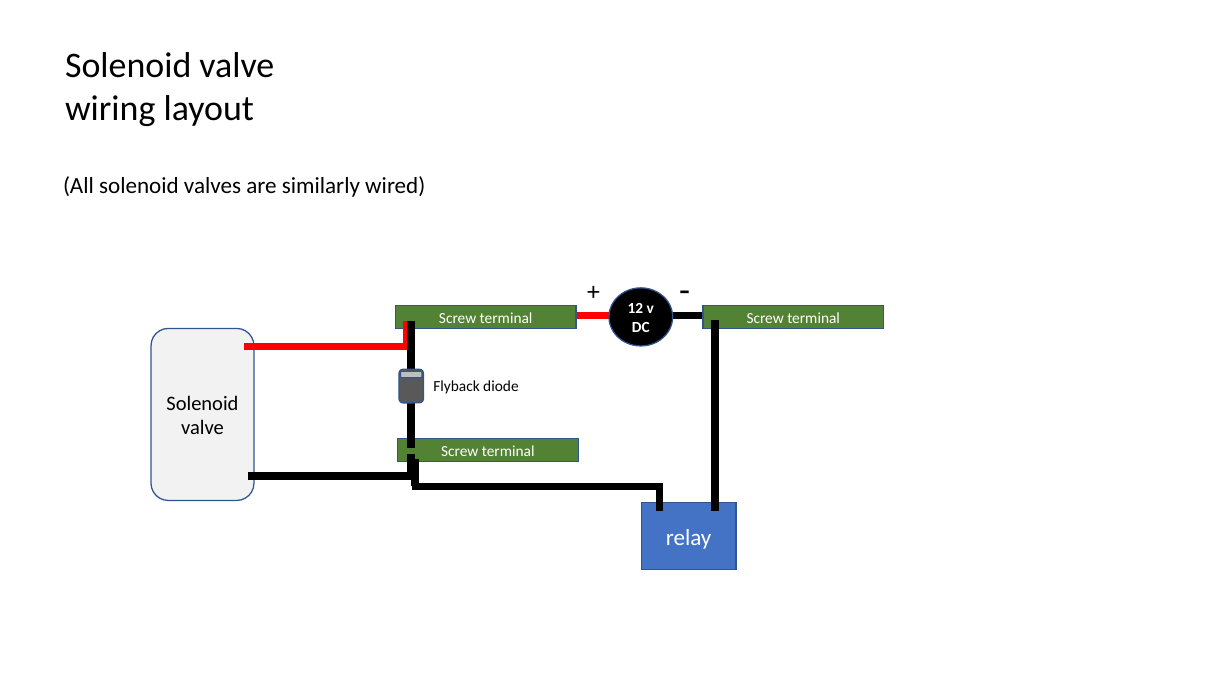
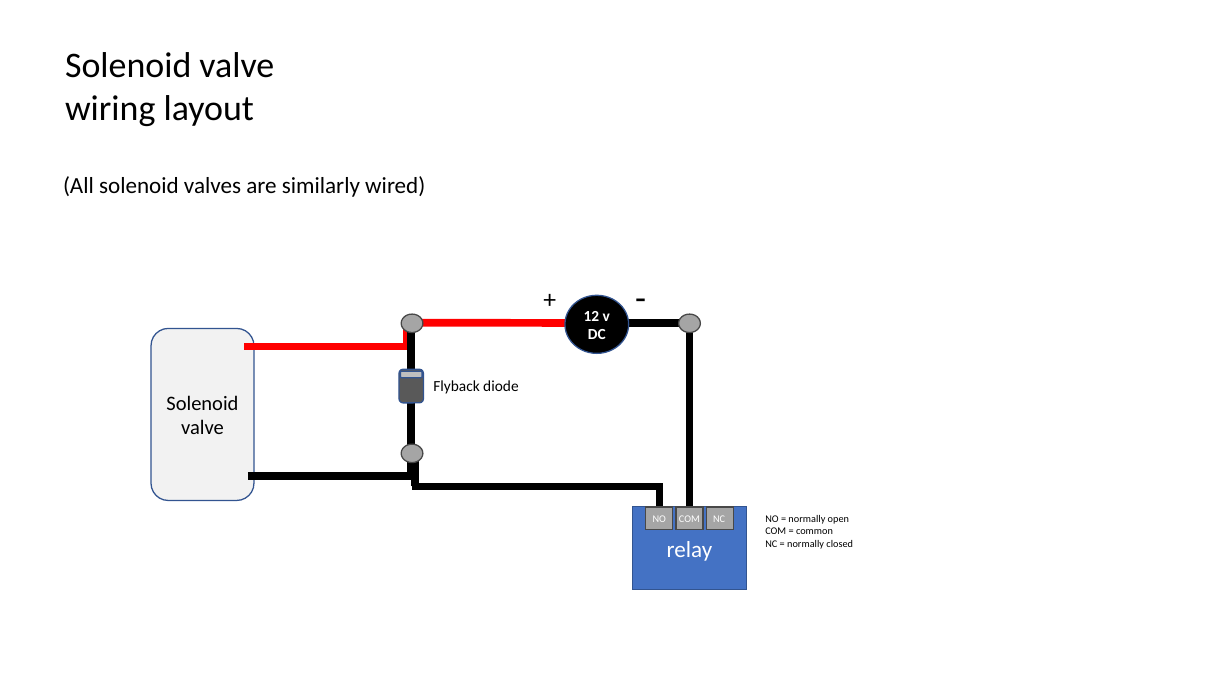
Before and after one commit to misaacson01/Operant_Temp_Assay_V2, a slide deck: slide 2 of docs/Thermo Assay V2 Diagrams.pptx. Drawn at 1232x693 pixels with LibreOffice and Linux fonts; fonts in the diff are those of the drawing. Boxes give left, top, right and bottom in pixels: in the first picture for what was removed or moved away, otherwise in the second. Text is boxed around its words. In the diff, an @@ line names an element or a change of style, - is before the commit and + after.

Commit message:
Added relay details in valve wiring diagram

```diff
--- a/docs/Thermo Assay V2 Diagrams.pptx
+++ b/docs/Thermo Assay V2 Diagrams.pptx
@@ text "+": place and size @@
-text "+" at box(579, 271, 612, 311)
+text "+" at box(534, 278, 567, 319)
@@ ellipse "12 v DC": place and size @@
-ellipse "12 v DC" at box(609, 288, 673, 347)
+ellipse "12 v DC" at box(565, 296, 628, 354)
@@ text "-": place and size @@
-text "-" at box(670, 262, 703, 314)
+text "-" at box(627, 270, 660, 323)
@@ rectangle removed at box(396, 306, 576, 329) @@
-Screw terminal
@@ ellipse added at box(401, 314, 422, 333), fill #A5A5A5, outline #484848 1 pt @@
@@ line moved from (564, 316) - (628, 316) to (420, 323) - (568, 323) @@
@@ line moved from (660, 316) - (738, 316) to (616, 323) - (694, 323) @@
@@ ellipse added at box(678, 314, 700, 333), fill #A5A5A5, outline #484848 1 pt @@
@@ line moved from (714, 511) - (714, 320) to (689, 511) - (689, 320) @@
@@ rectangle removed at box(703, 306, 884, 329) @@
-Screw terminal
@@ rectangle removed at box(397, 439, 578, 462) @@
-Screw terminal
@@ ellipse added at box(401, 445, 422, 463), fill #A5A5A5, outline #484848 1 pt @@
@@ rectangle "relay": place and size @@
-rectangle "relay" at box(641, 503, 737, 570)
+rectangle "relay" at box(632, 506, 747, 590)
@@ rectangle added at box(646, 507, 673, 530), fill #A5A5A5, outline #484848 1 pt @@
@@ rectangle added at box(677, 507, 703, 530), fill #A5A5A5, outline #484848 1 pt @@
@@ rectangle added at box(707, 507, 734, 530), fill #A5A5A5, outline #484848 1 pt @@
@@ text added at box(653, 515, 666, 522), 8 pt, text #FFFFFF @@
+NO
@@ text added at box(679, 515, 700, 522), 8 pt, text #FFFFFF @@
+COM
@@ text added at box(713, 515, 725, 522), 8 pt, text #FFFFFF @@
+NC
@@ text added at box(765, 515, 853, 549), 8 pt, text #000000 @@
+NO = normally open
+COM = common
+NC = normally closed
```
